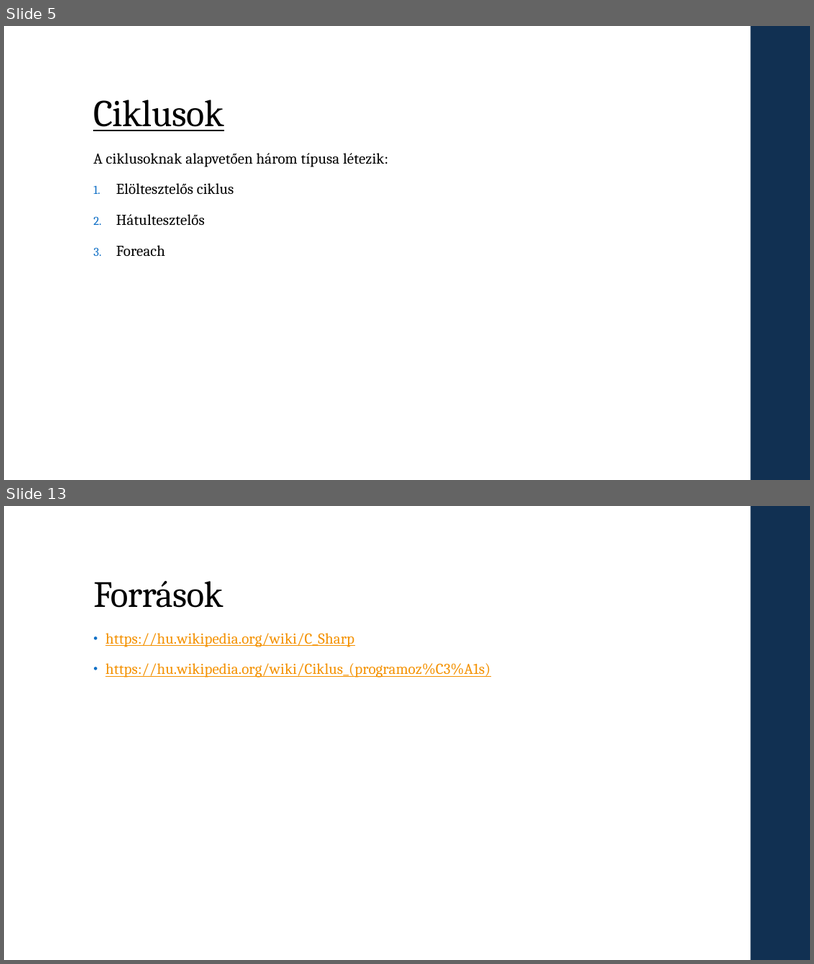
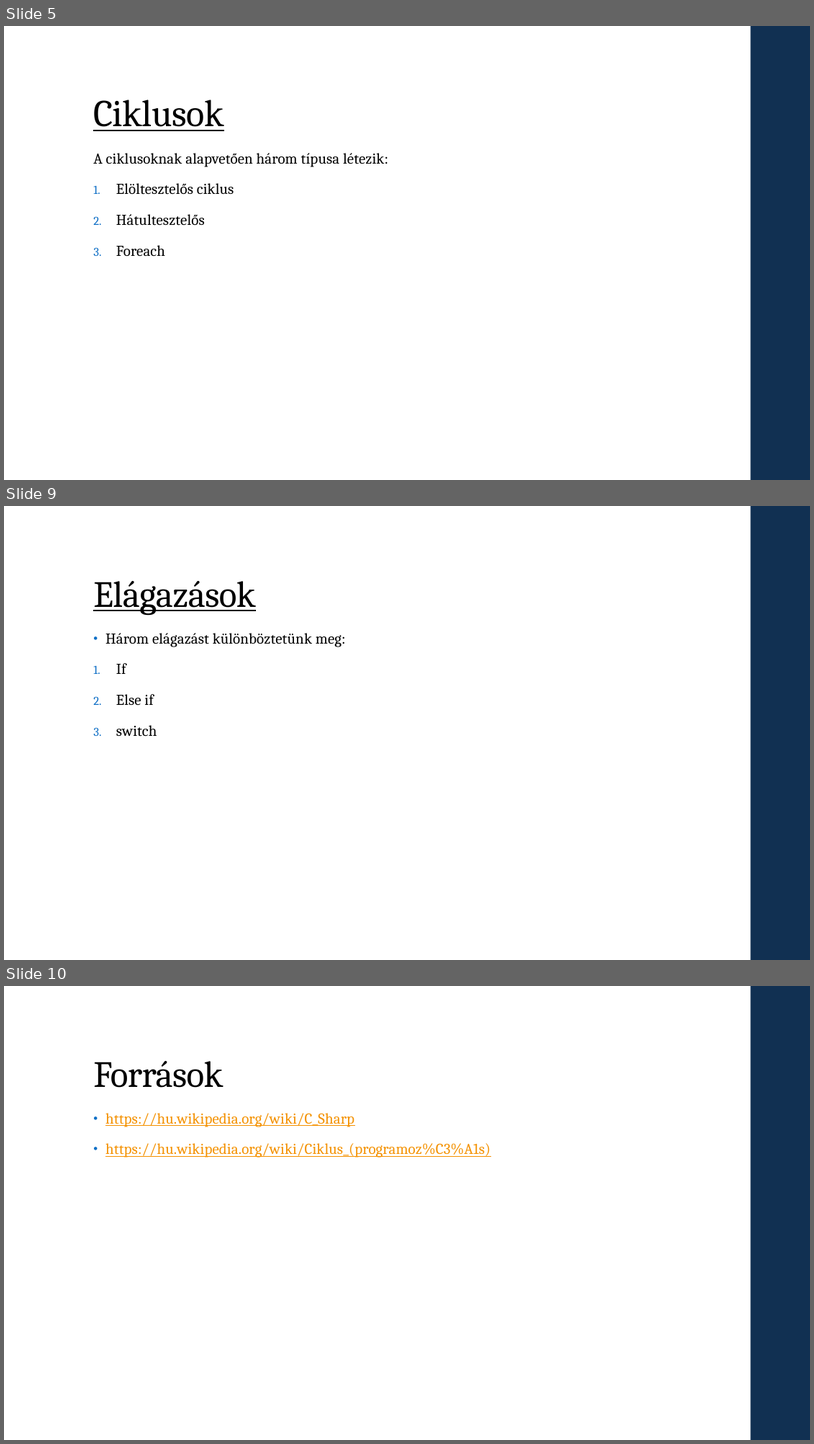
Before and after one commit to dudaslevente/Paprika, a slide deck: Beadandó.pptx. Shown one above the other, each under a label of ours: slides 5 and 13 before the commit, slides 5, 9 and 10 after it; the slides between them are not shown. The pictures are 814x964 and 814x1444 pixels, drawn with LibreOffice and Linux fonts; fonts in the diff are those of the drawing. Boxes give left, top, right and bottom in pixels: in the first picture for what was removed or moved away, otherwise in the second. Text is boxed around its words. In the diff, an @@ line names an element or a change of style, - is before the commit and + after.

```diff
--- a/Beadandó.pptx
+++ b/Beadandó.pptx
@@ slide 9 added at bbox=[4, 506, 810, 960], background #FFFFFF; not listed: 1 template element that a slide beside it also shows @@
@@ title added at bbox=[93, 581, 256, 615], 44 pt, text #000000, underline @@
+Elágazások
@@ text added at bbox=[106, 633, 346, 736], 18 pt, text #000000 @@
+• Három elágazást különböztetünk meg:
+1. If
+2. Else if
+3. switch
@@ what was slide 13 is now slide 10 @@
```
Also in this commit, not shown: 3 other slides added, 6 slides removed.
